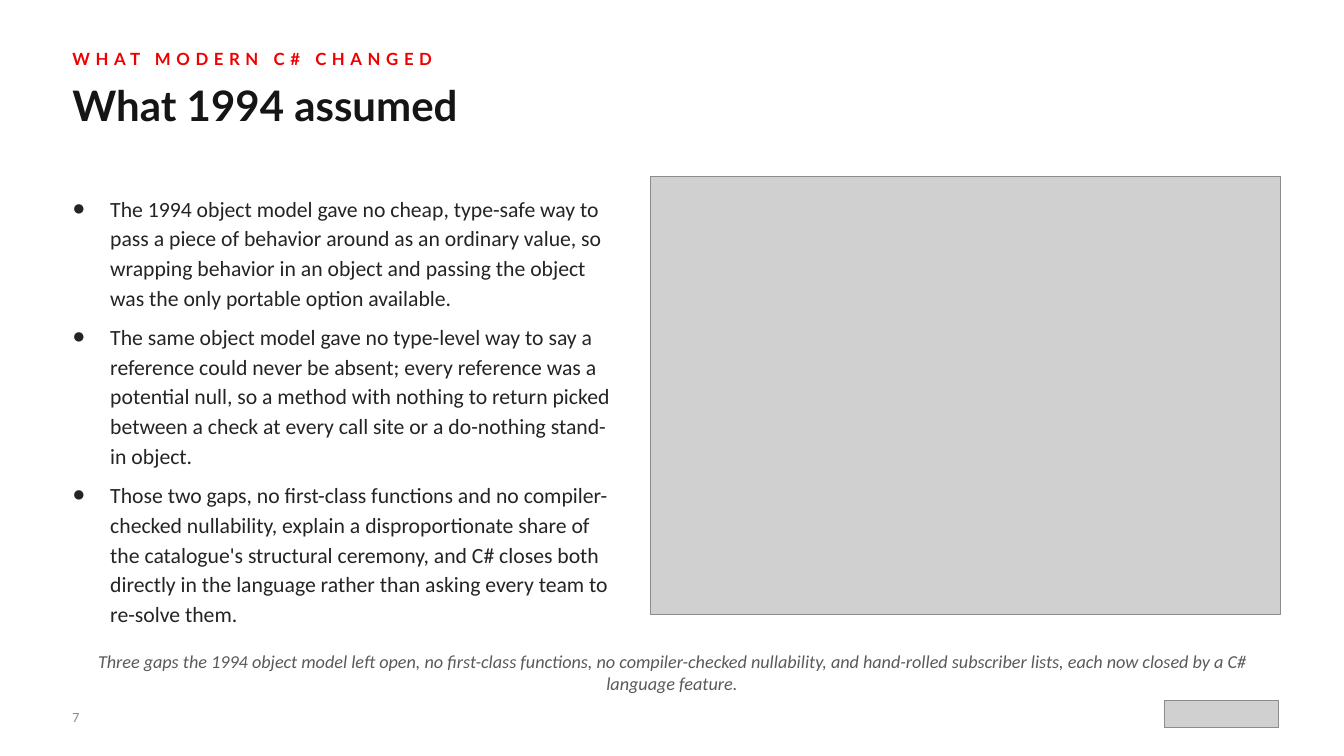
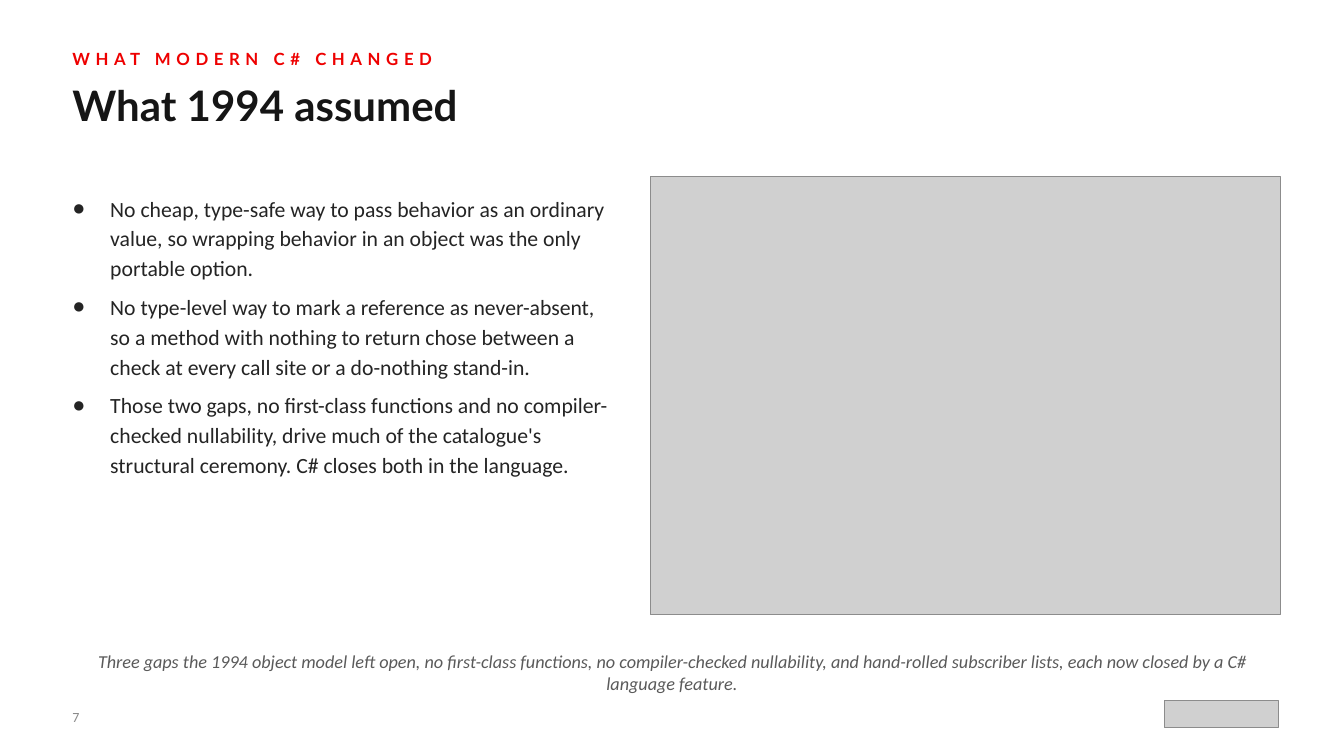
Before and after one commit to patterncatalyst/csharp-design-patterns, a slide deck: slide 7 of presentation/csharp-design-patterns-101-patterns-and-solid.pptx. Drawn at 1344x756 pixels with LibreOffice and Linux fonts; fonts in the diff are those of the drawing; grey boxes stand for pictures. Boxes give left, top, right and bottom in pixels: in the first picture for what was removed or moved away, otherwise in the second. Text is boxed around its words. In the diff, an @@ line names an element or a change of style, - is before the commit and + after.

Commit message:
fix(r25): deck 101 QA repairs — slide 7/13 bullet overflow, slide 9/10/17 captions, voice nits

```diff
--- a/presentation/csharp-design-patterns-101-patterns-and-solid.pptx
+++ b/presentation/csharp-design-patterns-101-patterns-and-solid.pptx
@@ text at <box>110,202,607,477</box>: text changed @@
-● The 1994 object model gave no cheap, type-safe way to pass a piece of behavior around as an ordinary value, so wrapping behavior in an object and passing the object was the only portable option available.
-● The same object model gave no type-level way to say a reference could never be absent; every reference was a potential null, so a method with nothing to return picked between a check at every call site or a do-nothing stand-in object.
-● Those two gaps, no first-class functions and no compiler-checked nullability, explain a disproportionate share of the catalogue's structural ceremony, and C# closes both directly in the language rather than asking every team to re-solve them.
+● No cheap, type-safe way to pass behavior as an ordinary value, so wrapping behavior in an object was the only portable option.
+● No type-level way to mark a reference as never-absent, so a method with nothing to return chose between a check at every call site or a do-nothing stand-in.
+● Those two gaps, no first-class functions and no compiler-checked nullability, drive much of the catalogue's structural ceremony. C# closes both in the language.
```
Also in this commit, not shown: 4 other slides changed, 1 other file.
